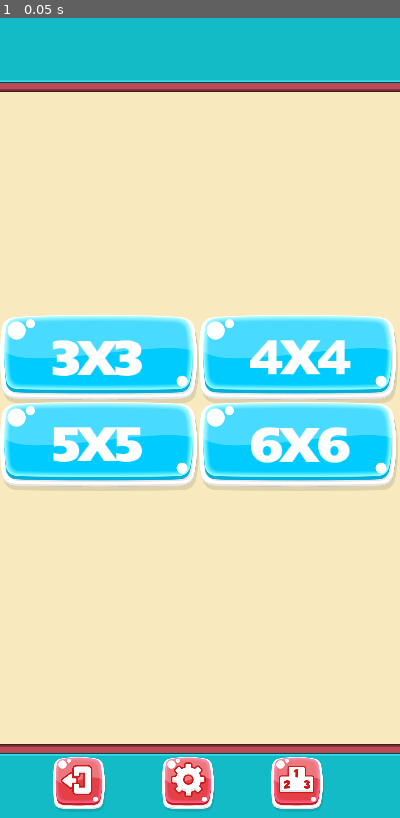
Above: before the commit, frame 1.
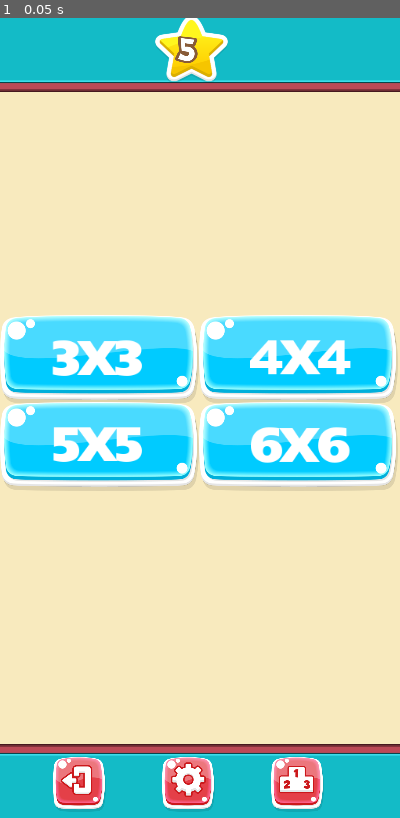
Above: after the commit, the same moment.

Repository: ahmetilgin/WordFinding
Game: Godot game, scene res://MainMenu.tscn
Same seed, same stepped clock (60 frames per second), same inputs: the game is played once before the commit and once after it.
Inputs:
- Up to frame 1 (0.05 s): no input

The runs differ from the first frame. In frame 1, 0.9% of the frame differs, in the area x 38-57%, y 0-8%.

Commit message:
Güncel para miktarını ngösterilmesi

Diff:
--- /dev/null
+++ b/CurrentMoney.gd
@@ -0,0 +1,36 @@
+extends RichTextLabel
+
+
+# Declare member variables here. Examples:
+# var a = 2
+# var b = "text"
+
+
+func load_money():
+	var save_money = File.new()
+	if not save_money.file_exists("user://save_money.save"):
+		return # Error! We don't have a save to load.
+
+	var current_money = 0
+	save_money.open("user://save_money.save", File.READ)
+	while save_money.get_position() < save_money.get_len():
+		# Get the saved dictionary from the next line in the save file
+		var node_data = parse_json(save_money.get_line())
+		if(node_data == null):
+			save_money.close();
+			return
+
+		current_money = int(node_data["money"])
+
+	set_text(str(current_money))
+	save_money.close();
+	pass
+# Called when the node enters the scene tree for the first time.
+func _ready():
+	load_money()
+	pass # Replace with function body.
+
+
+# Called every frame. 'delta' is the elapsed time since the previous frame.
+#func _process(delta):
+#	pass
--- a/LevelFinish.gd
+++ b/LevelFinish.gd
@@ -57,6 +57,36 @@
 func _on_MoneyCount_timeout():
 	if sum_count == money_count:
 		$MoneyCount.stop()
+		save_and_increase_current_money()
 	$LevelFinish/money.set_text(str(money_count))
 	money_count += 1
 	pass # Replace with function body.
+
+func get_saved_money():
+	var save_money = File.new()
+	var saved_money = 0
+	if not save_money.file_exists("user://save_money.save"):
+		return saved_money# Error! We don't have a save to load.
+
+
+	save_money.open("user://save_money.save", File.READ)
+		# Get the saved dictionary from the next line in the save file
+	var node_data = parse_json(save_money.get_as_text())
+	if(node_data == null):
+		save_money.close();
+		return saved_money
+	saved_money = int(node_data["money"])
+	save_money.close();
+	return saved_money;
+	pass
+
+func save_and_increase_current_money():
+	var save_game = File.new()
+	var saved_money = get_saved_money()
+	save_game.open("user://save_money.save", File.WRITE)
+	saved_money += money_count
+	var money_json = {
+		"money" : saved_money
+	}
+	save_game.store_line(to_json(money_json))
+	save_game.close()
--- a/MainMenu.tscn
+++ b/MainMenu.tscn
@@ -1,16 +1,27 @@
-[gd_scene load_steps=12 format=2]
+[gd_scene load_steps=16 format=2]
 
 [ext_resource path="res://assets/mainscreetopgui.png" type="Texture" id=1]
 [ext_resource path="res://LevelSelect.tscn" type="PackedScene" id=2]
 [ext_resource path="res://MainMenu.gd" type="Script" id=3]
 [ext_resource path="res://assets/bottomgui.png" type="Texture" id=4]
-[ext_resource path="res://assets/buttons/g6513-4.png" type="Texture" id=5]
+[ext_resource path="res://assets/bradbunr.ttf" type="DynamicFontData" id=5]
 [ext_resource path="res://assets/buttons/g8005-0.png" type="Texture" id=6]
 [ext_resource path="res://assets/buttons/g6157-1.png" type="Texture" id=7]
 [ext_resource path="res://assets/buttons/g7649-6.png" type="Texture" id=8]
 [ext_resource path="res://assets/buttons/g8661-6.png" type="Texture" id=9]
 [ext_resource path="res://assets/buttons/g7169-9.png" type="Texture" id=10]
 [ext_resource path="res://Interface.gd" type="Script" id=11]
+[ext_resource path="res://CurrentMoney.gd" type="Script" id=12]
+[ext_resource path="res://assets/buttons/g6513-4.png" type="Texture" id=13]
+[ext_resource path="res://assets/star/star1.png" type="Texture" id=14]
+
+[sub_resource type="DynamicFont" id=1]
+size = 128
+outline_size = 8
+outline_color = Color( 0.537255, 0.360784, 0.223529, 1 )
+use_filter = true
+extra_spacing_char = 14
+font_data = ExtResource( 5 )
 
 [node name="MainMenu" type="Node2D"]
 script = ExtResource( 3 )
@@ -39,6 +50,28 @@
 "_edit_use_anchors_": false
 }
 
+[node name="TextureRect" type="TextureRect" parent="topgui"]
+margin_left = 407.057
+margin_top = -125.046
+margin_right = 807.057
+margin_bottom = 274.954
+rect_scale = Vector2( 1.24949, 1.16244 )
+texture = ExtResource( 14 )
+
+[node name="money" type="RichTextLabel" parent="topgui"]
+margin_left = 614.482
+margin_top = 30.4233
+margin_right = 855.482
+margin_bottom = 194.423
+rect_clip_content = false
+custom_fonts/normal_font = SubResource( 1 )
+text = "5"
+script = ExtResource( 12 )
+__meta__ = {
+"_edit_use_anchors_": false,
+"_editor_description_": ""
+}
+
 [node name="bottomgui" type="TextureRect" parent="."]
 margin_left = -107.681
 margin_top = -272.307
--- a/game.gd
+++ b/game.gd
@@ -236,8 +236,8 @@
 						correcting_word(col_count,result + complete_word)
 						set_checked_word(word)
 					is_word_found = true
-					print("Founded_word:",word)
-					print("Col List:",col_list)
+#					print("Founded_word:",word)
+#					print("Col List:",col_list)
 					sum_word_list.erase(word)
 					founded_words.append(word)
 					break
@@ -256,8 +256,8 @@
 					is_word_found = true
 					sum_word_list.erase(word)
 					founded_words.append(word)
-					print("Founded_word:",word)
-					print("Row List:",row_list)
+#					print("Founded_word:",word)
+#					print("Row List:",row_list)
 					break
 				row_count += 1
 			if is_word_found:
Not shown: 6 places in LevelFinish.tscn that only renumber resources
Not shown: 1 places in MainMenu.tscn that only renumber resources
